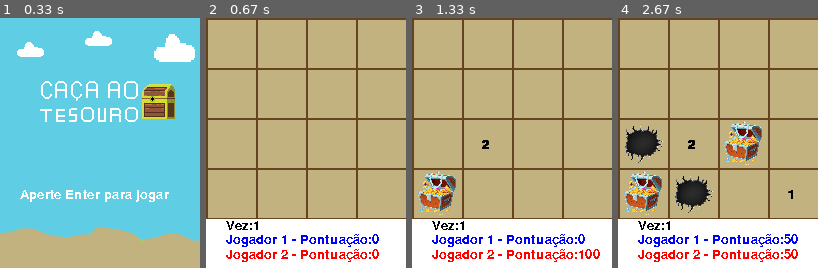
Above: before the commit, frames 1-4 (left to right).
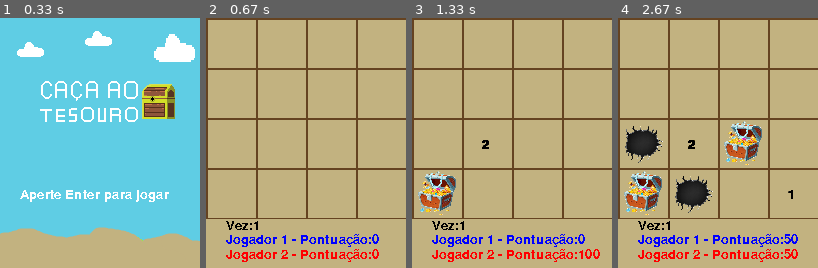
Above: after the commit, the same moments.

Repository: ThiagoDiasFigueiredo/Caca_ao_tesouro_Pygame
Game: pygame game, started from main.py
Two runs of this game, one before a commit and one after it. Both use one fixed random seed, a clock stepped at 60 frames per second and the inputs below.
Inputs (mouse positions are in pixels of both pictures, inside the frame that each line leads up to):
- Up to frame 1 (0.33 s): no input
- Up to frame 2 (0.67 s): tap Enter at 0.33 s
- Up to frame 3 (1.33 s): click (464, 145) at 0.72 s; click (448, 200) at 1.05 s
- Up to frame 4 (2.67 s): click (742, 163) at 1.38 s; click (646, 135) at 1.72 s; click (708, 208) at 2.05 s; click (770, 183) at 2.38 s

Frame 1 is identical in both runs. In frame 2, 17% of the frame differs, in the area x 0-100%, y 80-100%; in frame 3, 17%; in frame 4, 17%.

Commit message:
mudei a cor do fundo do placar  do jogo

Diff:
--- a/main.py
+++ b/main.py
@@ -208,7 +208,7 @@
             tela.blit(img_menu, (0,0))
             tela.blit(texto_menu,(20,170))
         if estado == 'jogando':
-            pygame.draw.rect(tela, cores['branca'], (0, 201, 201, 50))
+            pygame.draw.rect(tela, cores['areia'], (0, 201, 201, 50))
             texto_jogador_1 = fonte.render(f'Jogador 1 - Pontuação:{pontuacao[0]}', False, cores['azul'])
             texto_jogador_2 = fonte.render(f'Jogador 2 - Pontuação:{pontuacao[1]}', False, cores['vermelho'])
             texto_vez = fonte.render(f'Vez:{vez}', False, cores['preto'])
